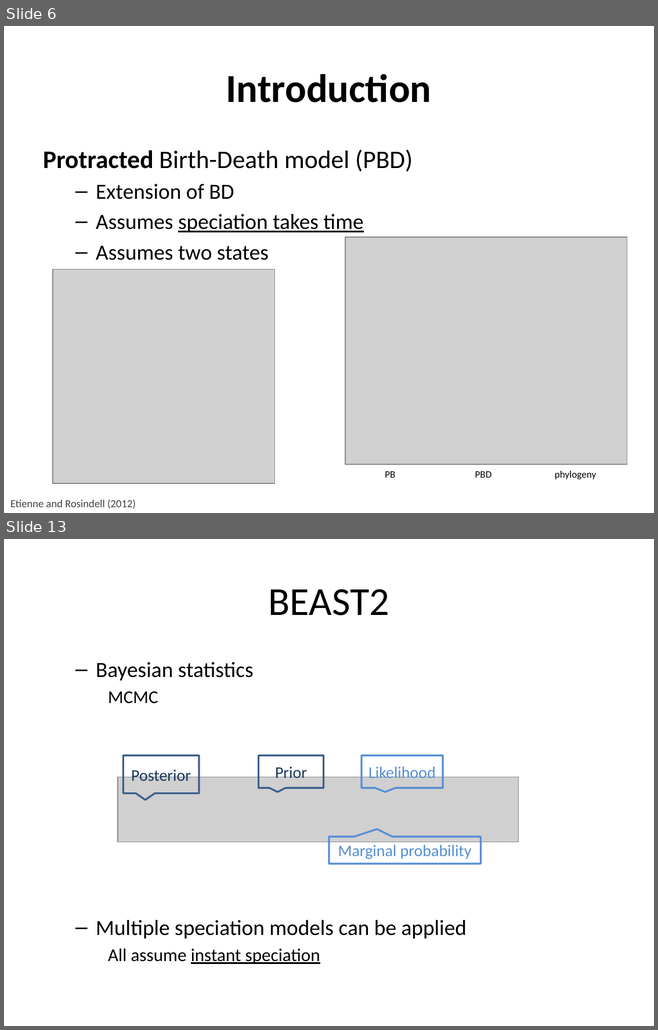
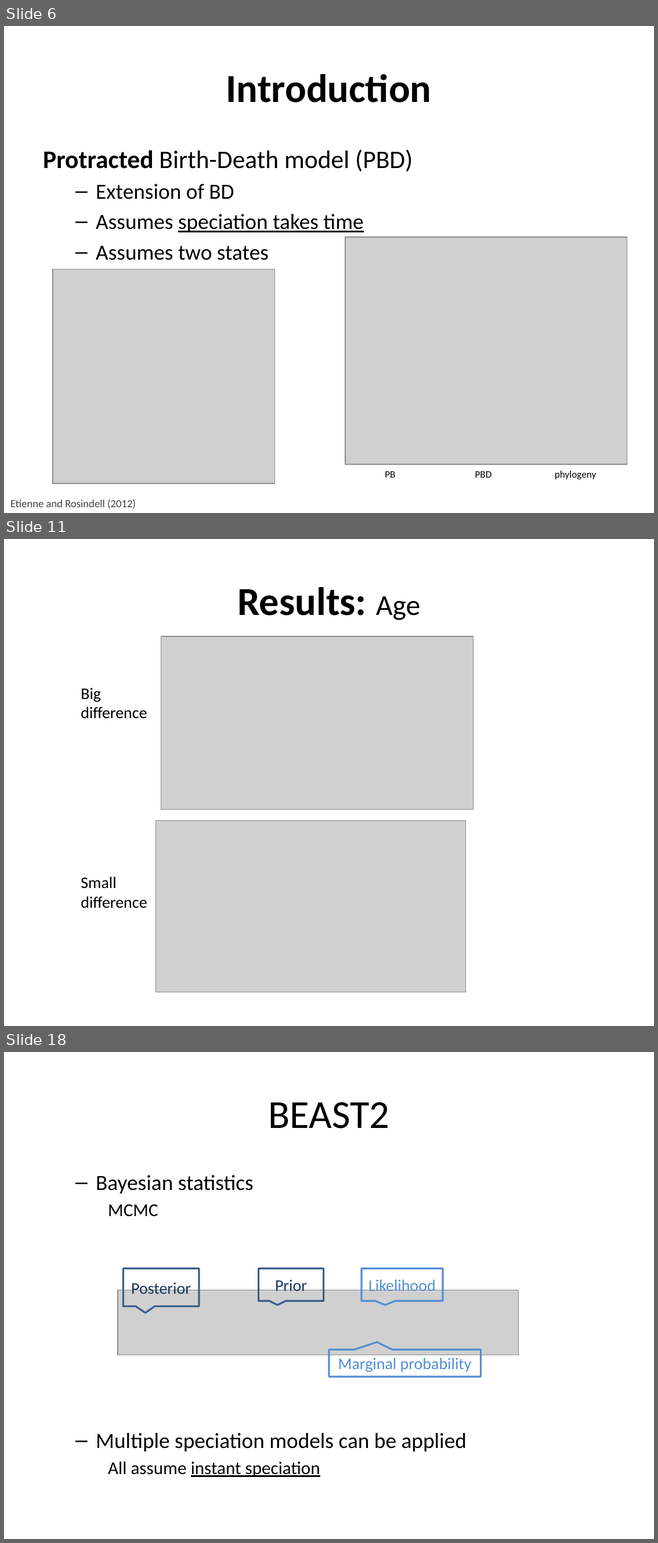
Before and after one commit to richelbilderbeek/Cer2016, a slide deck: doc/Cer2016_Femke Thon & Jolien Gay_V3.0.pptx. Shown one above the other, each under a label of ours: slides 6 and 13 before the commit, slides 6, 11 and 18 after it; the slides between them are not shown. The pictures are 658x1030 and 658x1543 pixels, drawn with LibreOffice and Linux fonts; fonts in the diff are those of the drawing; grey boxes stand for pictures; background and template pictures are left out. Boxes give left, top, right and bottom in pixels: in the first picture for what was removed or moved away, otherwise in the second. Text is boxed around its words. In the diff, an @@ line names an element or a change of style, - is before the commit and + after.

```diff
--- a/doc/Cer2016_Femke Thon & Jolien Gay_V3.0.pptx
+++ b/doc/Cer2016_Femke Thon & Jolien Gay_V3.0.pptx
@@ slide 11 added at <box>4,539,654,1026</box>, background picture (left out) @@
@@ title added at <box>237,587,420,620</box>, 44 pt, text #000000, bold @@
+Results: Age
@@ picture added at <box>161,636,474,810</box> @@
@@ text added at <box>81,687,147,719</box>, 18 pt, text #000000 @@
+Big difference
@@ picture added at <box>155,820,465,992</box> @@
@@ text added at <box>81,877,147,908</box>, 18 pt, text #000000 @@
+Small difference
@@ what was slide 13 is now slide 18 @@
```
Also in this commit, not shown: 7 slides changed, 4 other slides added, 1 slide removed, 6 other files.
